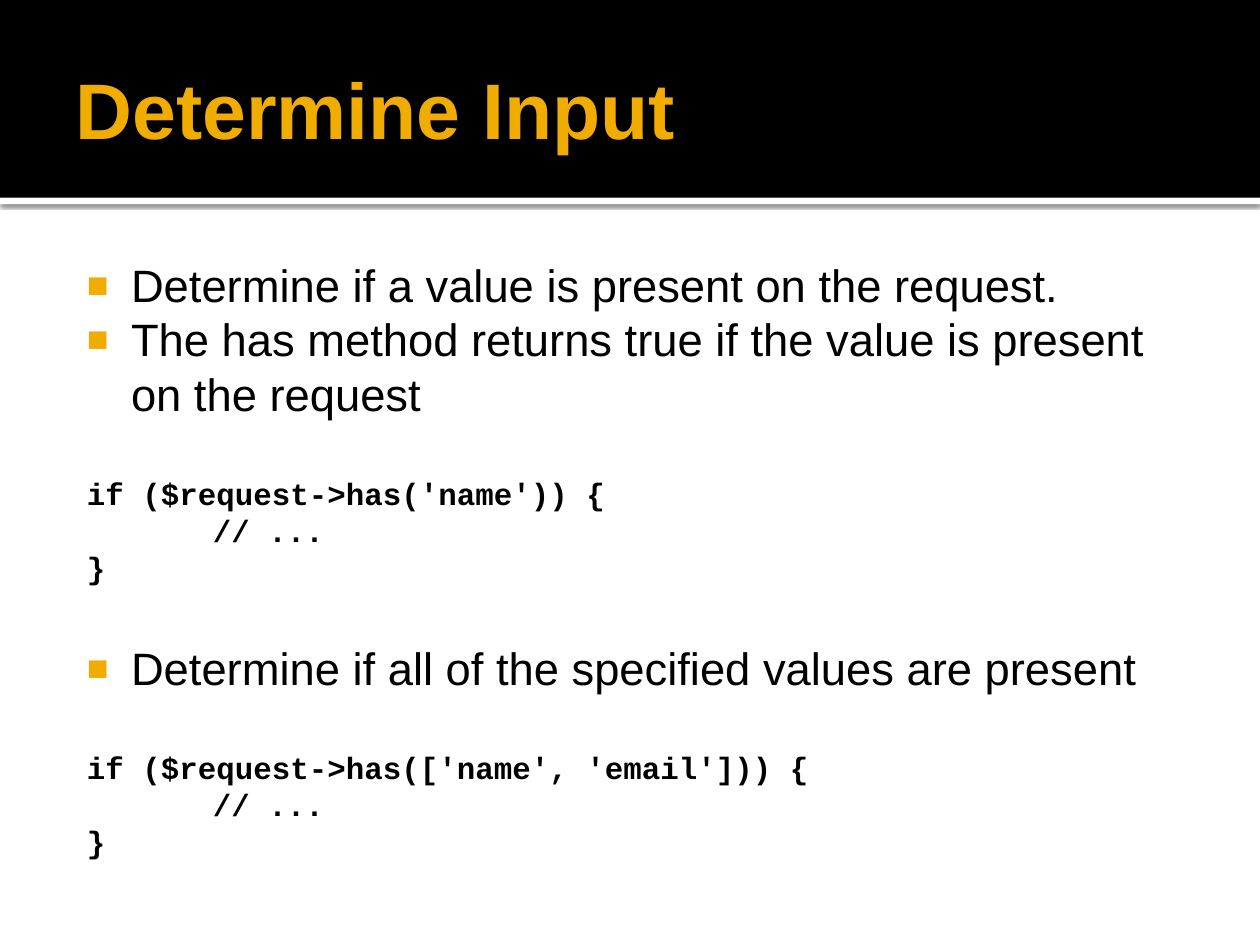
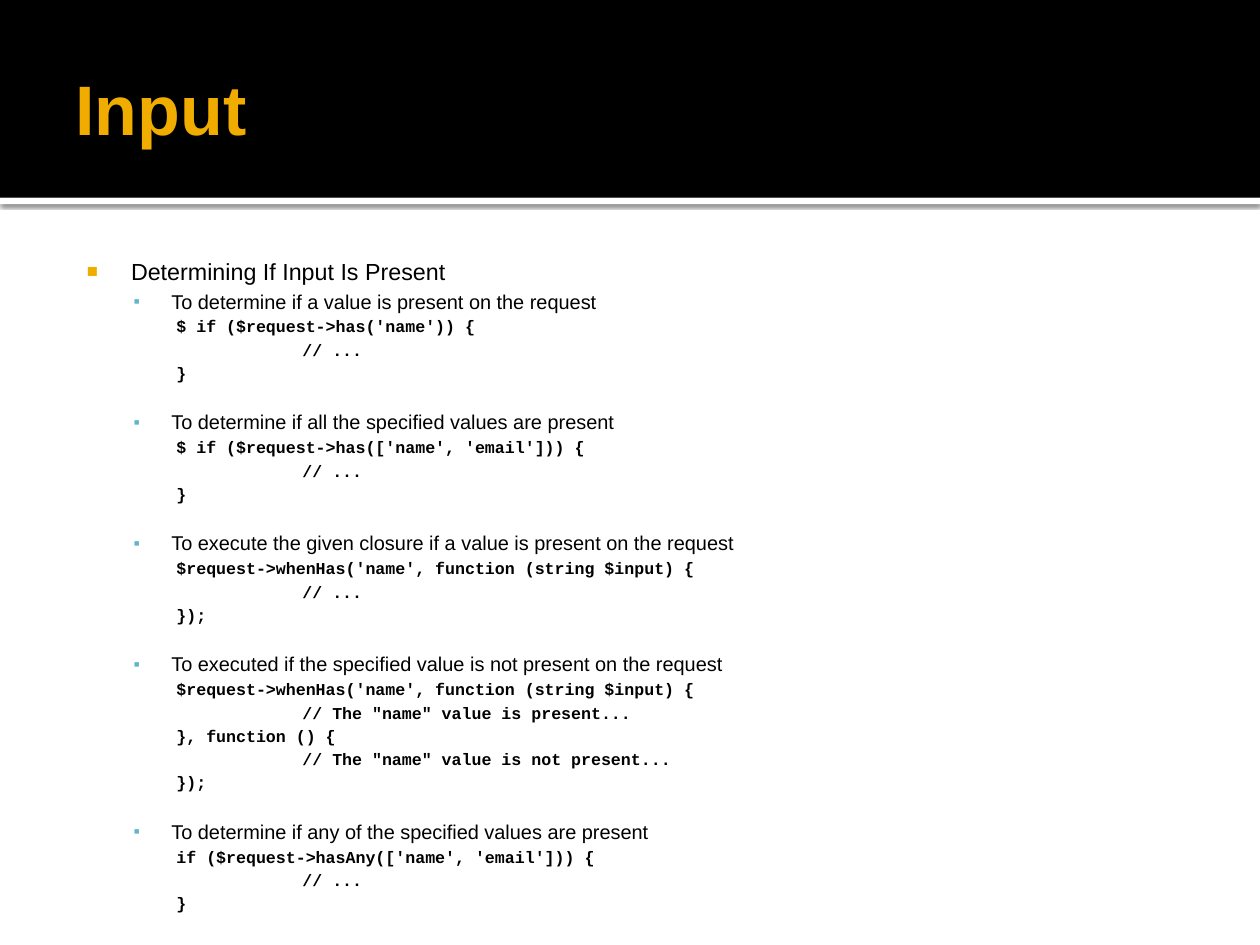
Before and after one commit to peraktechnology/laravel, a slide deck: slide 14 of 8. Request & Response/Laravel Request & Response.pptx (slide 21 before the commit). Drawn at 1260x945 pixels with LibreOffice and Linux fonts; fonts in the diff are those of the drawing; background and template pictures are left out. Boxes give left, top, right and bottom in pixels: in the first picture for what was removed or moved away, otherwise in the second. Text is boxed around its words. In the diff, an @@ line names an element or a change of style, - is before the commit and + after.

Commit message:
Request & Response

```diff
--- a/8. Request & Response/Laravel Request & Response.pptx
+++ b/8. Request & Response/Laravel Request & Response.pptx
@@ title at (76,87,247,148): text changed; size 45 to 40 pt @@
-Determine Input
+Input
@@ text "Determining If Input Is Present" at (131,263,733,867): size 17.6 to 9.5 pt in "// ...", "}", "// ...", "}"; list level 1 to 3 in "// ..."; list level 1 to 3 in "}" @@
@@ text at (131,263,596,336): text changed; size 25.9 to 11.4 pt @@
-■ Determine if a value is present on the request.
-■ The has method returns true if the value is present on the request
-if ($request->has('name')) {
+■ Determining If Input Is Present
+  ▪ To determine if a value is present on the request
+    $ if ($request->has('name')) {
@@ text at (171,414,614,457): text changed; size 25.9 to 11.4 pt @@
-■ Determine if all of the specified values are present
-if ($request->has(['name', 'email'])) {
+  ▪ To determine if all the specified values are present
+    $ if ($request->has(['name', 'email'])) {
@@ text at (171,535,733,867): paragraphs added @@
+  ▪ To execute the given closure if a value is present on the request
+    $request->whenHas('name', function (string $input) {
+    // ...
+    });
+  ▪ To executed if the specified value is not present on the request
+    $request->whenHas('name', function (string $input) {
+    // The "name" value is present...
+    }, function () {
+    // The "name" value is not present...
+    });
+  ▪ To determine if any of the specified values are present
+    if ($request->hasAny(['name', 'email'])) {
+    // ...
+    }
```
Also in this commit, not shown: 14 other slides changed, 20 slides added, 16 slides removed.
